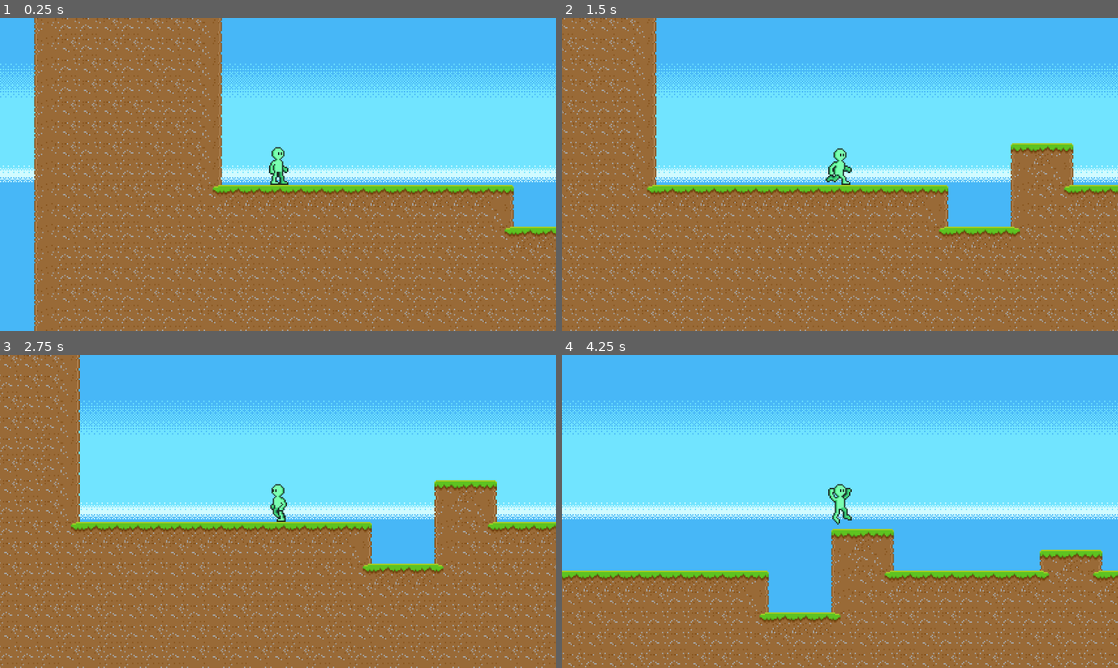
Above: before the commit, frames 1-4 (two rows, left to right).
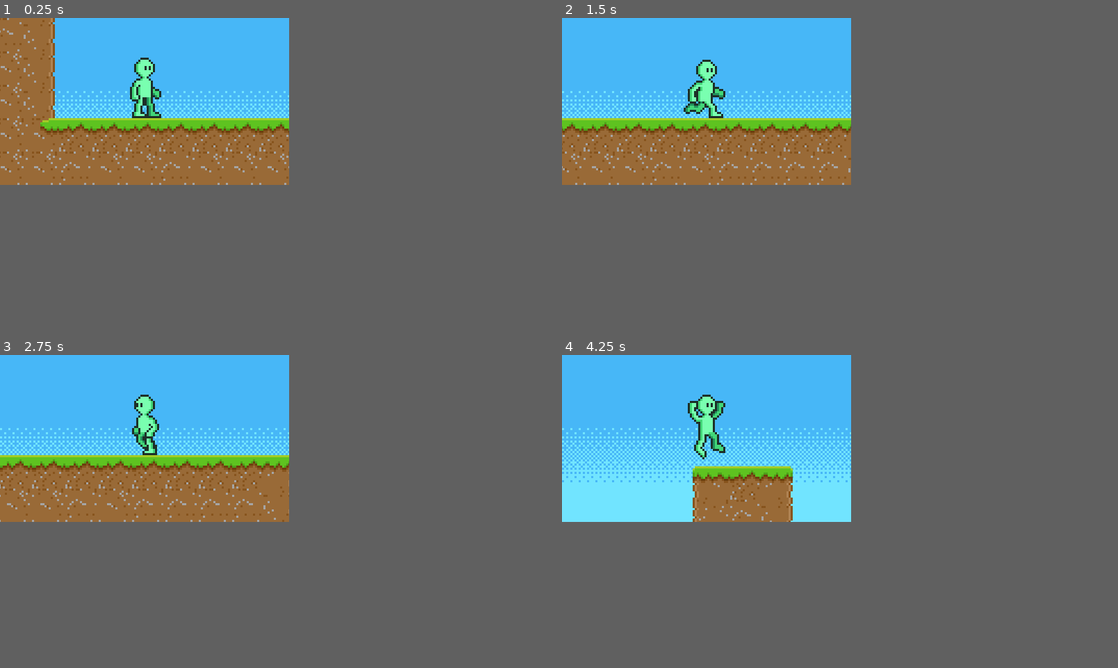
Above: after the commit, the same moments.

Repository: zetcipher/CleanPixelsDemo
Game: Godot game, scene res://basic_level.tscn
Two runs of this game, one before a commit and one after it. Both use one fixed random seed, a clock stepped at 60 frames per second and the inputs below.
Inputs:
- Up to frame 1 (0.25 s): no input
- Up to frame 2 (1.5 s): tap Enter (ui_accept) at 0.5, 0.77 s; hold Right (ui_right) from 0.53 s (still down)
- Up to frame 3 (2.75 s): tap Enter (ui_accept) at 1.52 s; release Right (ui_right) at 2.03 s; hold Left (ui_left) from 2.03 s (still down)
- Up to frame 4 (4.25 s): release Left (ui_left) at 2.78 s; hold Right (ui_right) from 2.78 s (still down); tap Enter (ui_accept) at 3.02, 3.77 s
The window is 800x450 before the commit and 416x240 after it. Grey fills any space a smaller window leaves; there, only what the larger window draws over its background counts as a difference.

The runs differ from the first frame. In frame 1, 55% of the frame differs, in the area x 0-100%, y 0-100%; in frame 2, 50%; in frame 3, 50%; in frame 4, 59%, in the area x 0-100%, y 12-100%.

Commit message:
Set base resolution, and have global.gd resize the window at startup.

Diff:
--- /dev/null
+++ b/global.gd
@@ -0,0 +1,9 @@
+extends Node
+
+const BASE_RESOLUTION := Vector2i(416, 240)
+
+var window_scale := 3
+
+func _ready():
+	#get_window().size = BASE_RESOLUTION * window_scale
+	pass
--- a/project.godot
+++ b/project.godot
@@ -15,10 +15,14 @@
 config/features=PackedStringArray("4.1", "Forward Plus")
 config/icon="res://icon.svg"
 
+[autoload]
+
+Global="*res://global.gd"
+
 [display]
 
-window/size/viewport_width=1280
-window/size/viewport_height=720
+window/size/viewport_width=416
+window/size/viewport_height=240
 
 [rendering]
 
